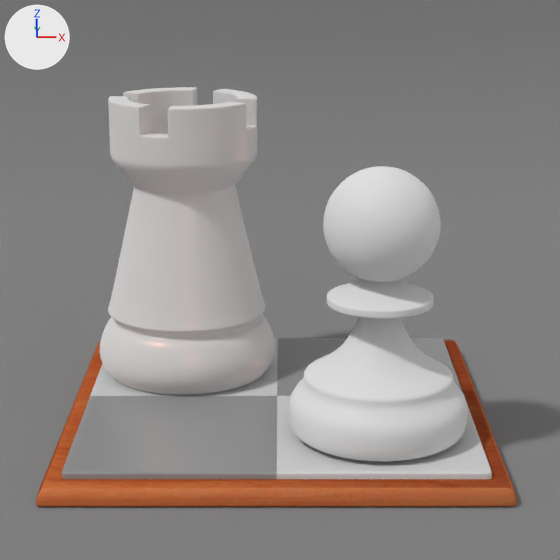
Two versions of the Blender file apps/src/five-or-more.blend, one commit apart.
The view is the same before and after, from the file's camera 'Camera'. The axes (+X, +Y, +Z) are drawn at upper left. The lights are the same throughout.
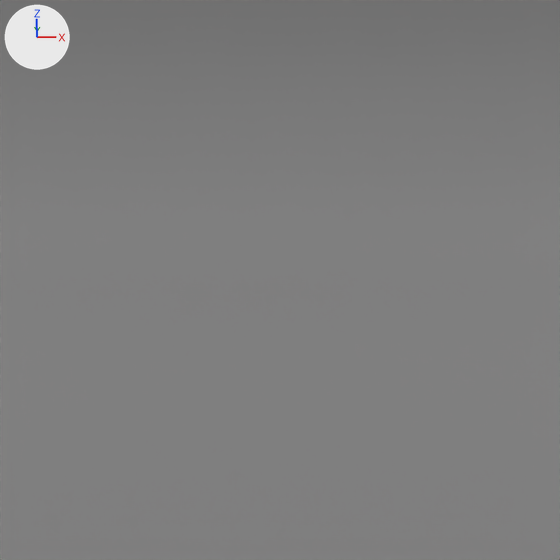
Commit message: / ‘apps/src/five-or-more.blend’

What the commit changed:
Object 'Cube.001' (ob_cube_001) is deleted.
Object 'Cube' (ob_cube) is deleted.
Object 'Circle.001' (ob_circle_001) is deleted.
Object 'Cylinder' (ob_cylinder) is deleted.

Boxes [x1, y1, x2, y2] around the edits, measured in the pictures (560 x 560 px):
'Cylinder', deleted
    before: [100, 87, 275, 395]
'Circle.001', deleted
    before: [289, 166, 468, 461]
'Cube', deleted
    before: [62, 338, 492, 479]
    faces in mat_blacktile (its picture is missing): [62, 338, 463, 479]
    faces in mat_whitetile (its picture is missing): [90, 338, 492, 479]
'Cube.001', deleted
    before: [36, 340, 517, 507]
